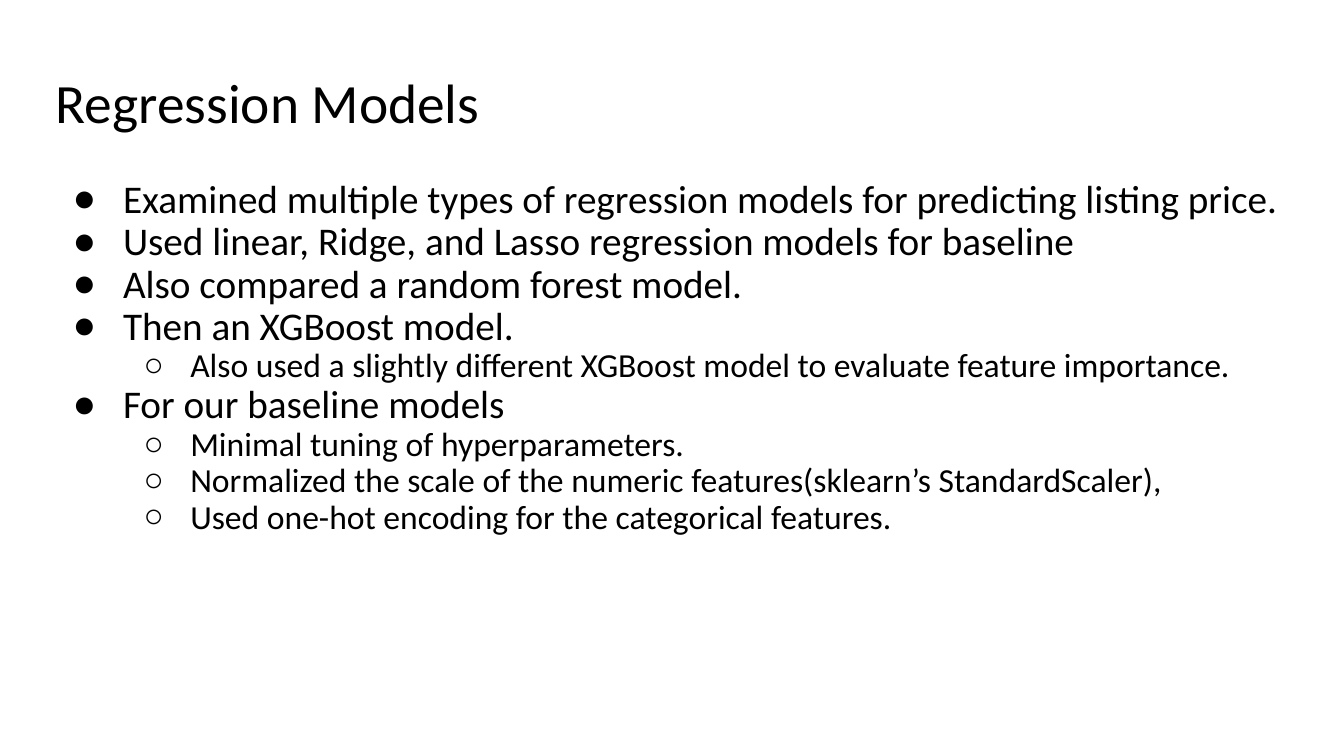
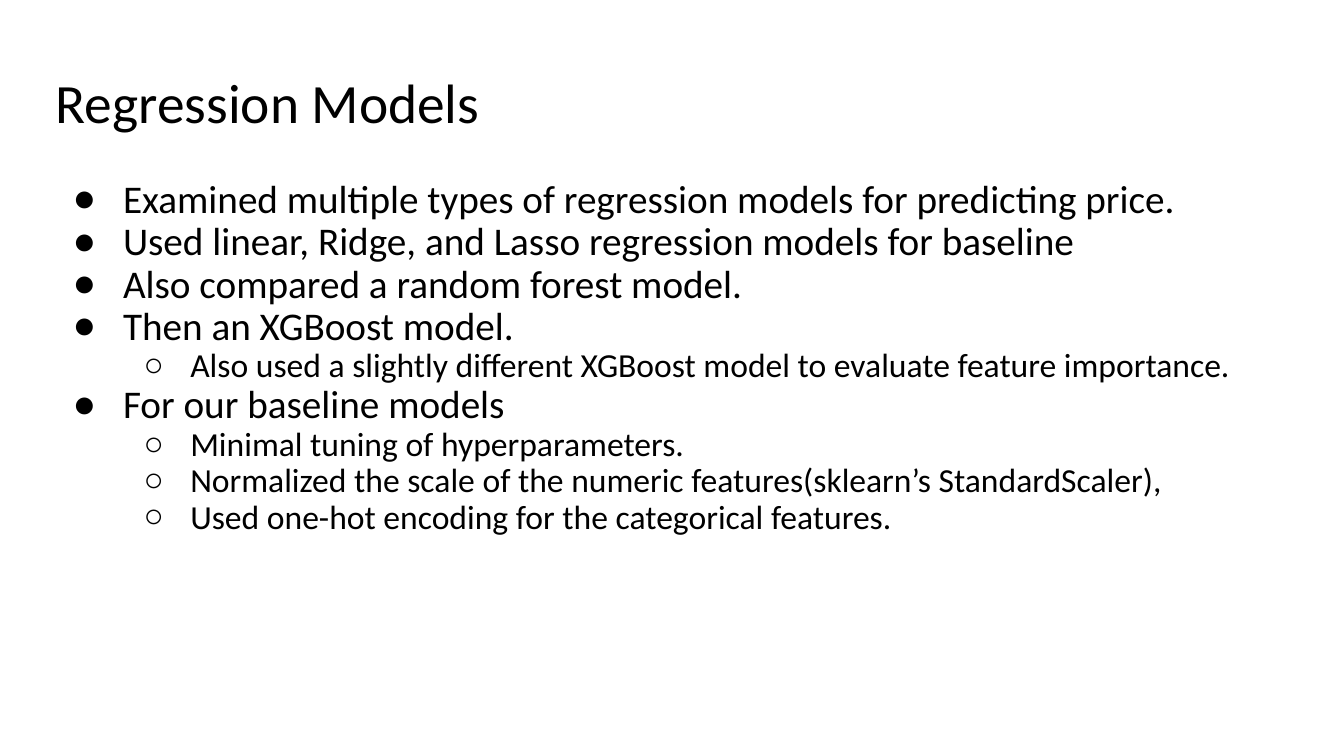
Before and after one commit to ranton256/used_car_sale_price_analysis, a slide deck: slide 20 of DSCI521_rna63_final_project_pres.pptx. Drawn at 1344x756 pixels with LibreOffice and Linux fonts; fonts in the diff are those of the drawing; background and template pictures are left out. Boxes give left, top, right and bottom in pixels: in the first picture for what was removed or moved away, otherwise in the second. Text is boxed around its words. In the diff, an @@ line names an element or a change of style, - is before the commit and + after.

Commit message:
Presentation changes

```diff
--- a/DSCI521_rna63_final_project_pres.pptx
+++ b/DSCI521_rna63_final_project_pres.pptx
@@ text at box(123, 185, 1174, 220): text changed @@
-● Examined multiple types of regression models for predicting listing price.
+● Examined multiple types of regression models for predicting price.
```
Also in this commit, not shown: 2 other slides changed.
